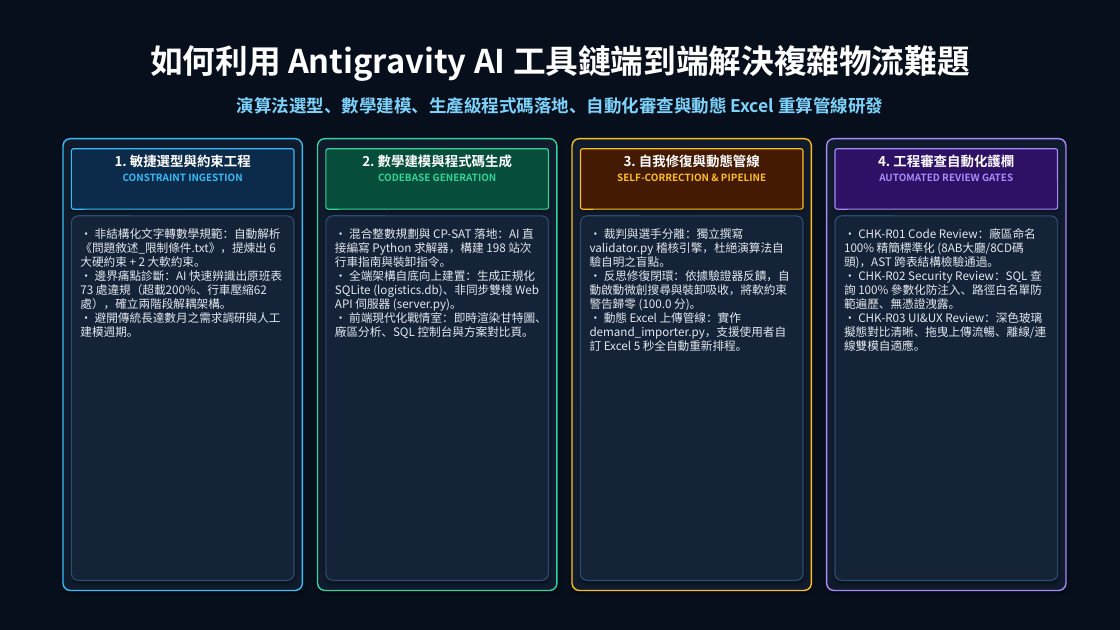
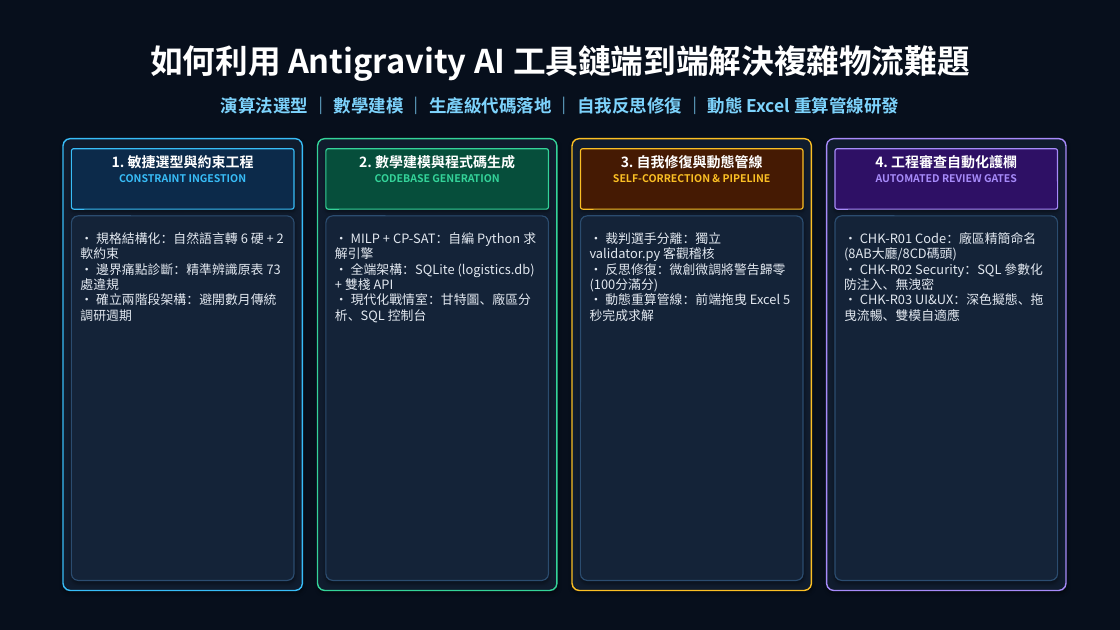
Before and after one commit to megkenhuang-ctrl/logistics-hub, a slide deck: slide 5 of 半導體廠區物流排程優化_高階主管報告與演算法規格.pptx. Drawn at 1120x630 pixels with LibreOffice and Linux fonts; fonts in the diff are those of the drawing; background and template pictures are left out; a plain dark background stands for a picture behind light text. Boxes give left, top, right and bottom in pixels: in the first picture for what was removed or moved away, otherwise in the second. Text is boxed around its words. In the diff, an @@ line names an element or a change of style, - is before the commit and + after.

Commit message:
style(presentation): 精簡簡報文字為高階數據導向，強化圖表與核心指標層次

```diff
--- a/半導體廠區物流排程優化_高階主管報告與演算法規格.pptx
+++ b/半導體廠區物流排程優化_高階主管報告與演算法規格.pptx
@@ text at bbox=[221, 95, 899, 118]: text changed @@
-演算法選型、數學建模、生產級程式碼落地、自動化審查與動態 Excel 重算管線研發
+演算法選型 ｜ 數學建模 ｜ 生產級代碼落地 ｜ 自我反思修復 ｜ 動態 Excel 重算管線研發
@@ text "1. 敏捷選型與約束工程" at bbox=[112, 153, 254, 182]: size 11.5 to 12 pt in "1. 敏捷選型與約束工程"; size 8.5 to 9 pt in "CONSTRAINT INGESTION" @@
@@ text "2. 數學建模與程式碼生成" at bbox=[359, 153, 515, 182]: size 11.5 to 12 pt in "2. 數學建模與程式碼生成"; size 8.5 to 9 pt in "CODEBASE GENERATION" @@
@@ text "3. 自我修復與動態管線" at bbox=[613, 153, 771, 182]: size 11.5 to 12 pt in "3. 自我修復與動態管線"; size 8.5 to 9 pt in "SELF-CORRECTION & PIPELINE" @@
@@ text "4. 工程審查自動化護欄" at bbox=[875, 153, 1017, 182]: size 11.5 to 12 pt in "4. 工程審查自動化護欄"; size 8.5 to 9 pt in "AUTOMATED REVIEW GATES" @@
@@ text at bbox=[80, 232, 284, 321]: text changed; size 10 to 11 pt @@
-• 非結構化文字轉數學規範：自動解析《問題敘述_限制條件.txt》，提煉出 6 大硬約束 + 2 大軟約束。
-• 邊界痛點診斷：AI 快速辨識出原班表 73 處違規（超載200%、行車壓縮62處），確立兩階段解耦架構。
-• 避開傳統長達數月之需求調研與人工建模週期。
+• 規格結構化：自然語言轉 6 硬 + 2 軟約束
+• 邊界痛點診斷：精準辨識原表 73 處違規
+• 確立兩階段架構：避開數月傳統調研週期
@@ text at bbox=[335, 232, 536, 323]: text changed; size 10 to 11 pt @@
-• 混合整數規劃與 CP-SAT 落地：AI 直接編寫 Python 求解器，構建 198 站次行車指南與裝卸指令。
-• 全端架構自底向上建置：生成正規化 SQLite (logistics.db)、非同步雙棧 Web API 伺服器 (server.py)。
-• 前端現代化戰情室：即時渲染甘特圖、廠區分析、SQL 控制台與方案對比頁。
+• MILP + CP-SAT：自編 Python 求解引擎
+• 全端架構：SQLite (logistics.db) + 雙棧 API
+• 現代化戰情室：甘特圖、廠區分析、SQL 控制台
@@ text at bbox=[590, 232, 790, 321]: text changed; size 10 to 11 pt @@
-• 裁判與選手分離：獨立撰寫 validator.py 稽核引擎，杜絕演算法自驗自明之盲點。
-• 反思修復閉環：依據驗證器反饋，自動啟動微創搜尋與裝卸吸收，將軟約束警告歸零 (100.0 分)。
-• 動態 Excel 上傳管線：實作 demand_importer.py，支援使用者自訂 Excel 5 秒全自動重新排程。
+• 裁判選手分離：獨立 validator.py 客觀稽核
+• 反思修復：微創微調將警告歸零 (100分滿分)
+• 動態重算管線：前端拖曳 Excel 5 秒完成求解
@@ text at bbox=[844, 232, 1043, 321]: text changed; size 10 to 11 pt @@
-• CHK-R01 Code Review：廠區命名 100% 精簡標準化 (8AB大廳/8CD碼頭)，AST 跨表結構檢驗通過。
-• CHK-R02 Security Review：SQL 查詢 100% 參數化防注入、路徑白名單防範遍歷、無憑證洩露。
-• CHK-R03 UI&UX Review：深色玻璃擬態對比清晰、拖曳上傳流暢、離線/連線雙模自適應。
+• CHK-R01 Code：廠區精簡命名 (8AB大廳/8CD碼頭)
+• CHK-R02 Security：SQL 參數化防注入、無洩密
+• CHK-R03 UI&UX：深色擬態、拖曳流暢、雙模自適應
```
Also in this commit, not shown: 4 other slides changed, 1 other file.
